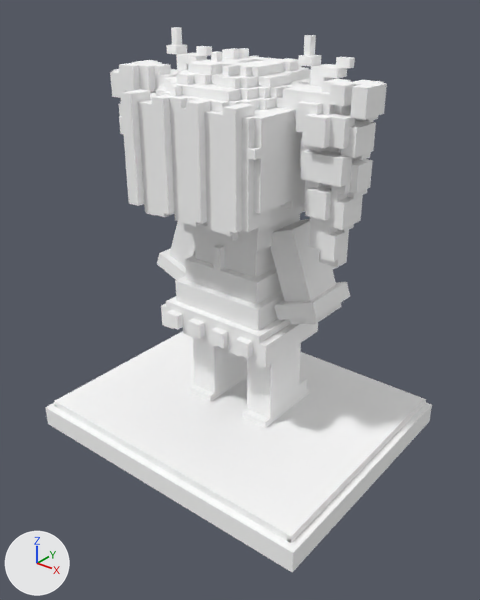
An edit to the OBJ model src/main/resources/assets/funpackcustom/models/block/kasane_teto_figure.obj, drawn before and after from the same camera.
The view is the same before and after, from a 50 mm lens placed at (1.296, -1.493, 0.933), pointed at (0.527, -0.531, 0.337). Every picture has the same lights, and +X, +Y and +Z are marked at lower left. The first picture is the older version. Where no turn or scale is listed for an object, it has been applied to the vertices. Vertices at exactly the same position are counted once.

Objects in the first picture: 'kasane_teto_figure'.
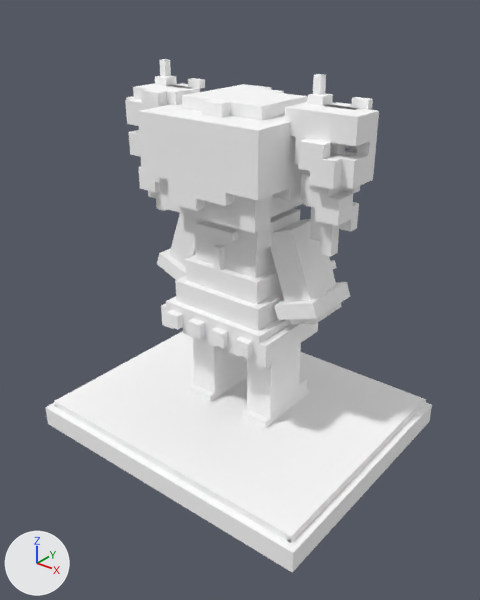
Pixel boxes (x1, y1, x2, y2) of what changed, in the pictures (480 x 600 px):
'kasane_teto_figure', reshaped: before (45, 27, 432, 572); after (45, 59, 432, 572)
part 1 of me_kasane_teto_figure, added: after (285, 102, 379, 257)
part 2 of me_kasane_teto_figure, added: after (125, 83, 200, 211)
part 3 of me_kasane_teto_figure, added: after (155, 59, 205, 89)
part 4 of me_kasane_teto_figure, added: after (308, 74, 373, 110)
part 5 of me_kasane_teto_figure, cut back: before (110, 27, 387, 268); after (138, 84, 333, 233)

Diff of the bpy script that builds the scene:
```diff
--- a/src/main/resources/assets/funpackcustom/models/block/kasane_teto_figure.obj.py
+++ b/src/main/resources/assets/funpackcustom/models/block/kasane_teto_figure.obj.py
@@ me_kasane_teto_figure @@
 # used by ob_kasane_teto_figure; location = (0.0, 0.0, 0.0)
-me_kasane_teto_figure.from_pydata(...)  # 9461 vertices, 9756 faces; spans x 0.156..0.844, y -0.781..-0.218, z 0.0..0.844
+me_kasane_teto_figure.from_pydata(...)  # 4715 vertices, 4755 faces; spans x 0.156..0.844, y -0.781..-0.218, z 0.0..0.781
+# me_kasane_teto_figure part 1: a new loose piece of 238 vertices spanning x 0.629..0.77, y -0.559..-0.441, z 0.477..0.734, in mat_materials_surface (its picture is missing)
+# me_kasane_teto_figure part 2: a new loose piece of 235 vertices spanning x 0.23..0.371, y -0.559..-0.441, z 0.477..0.734, in mat_materials_surface (its picture is missing)
+# me_kasane_teto_figure part 3: a new loose piece of 79 vertices spanning x 0.266..0.375, y -0.484..-0.437, z 0.688..0.781, in mat_materials_surface (its picture is missing)
+# me_kasane_teto_figure part 4: a new loose piece of 79 vertices spanning x 0.641..0.75, y -0.484..-0.437, z 0.688..0.781, in mat_materials_surface (its picture is missing)
+# me_kasane_teto_figure part 5: 2 vertices moved within x 0.474..0.526, y -0.344, z 0.531; 6209 vertices removed from x 0.211..0.789, y -0.672..-0.297, z 0.469..0.844; 832 vertices added at x 0.359..0.641, y -0.625..-0.297, z 0.523..0.734
 me_kasane_teto_figure.materials.append(mat_materials_surface)
```
